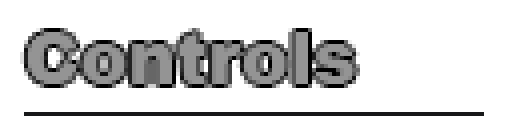
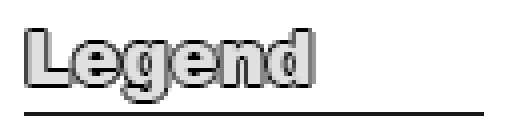
Before/after of a 512×128 layered artwork. What changed in the layer stack:
hid "Controls" over [24, 32, 356, 84]
showed "Legend" over [28, 32, 312, 100]
